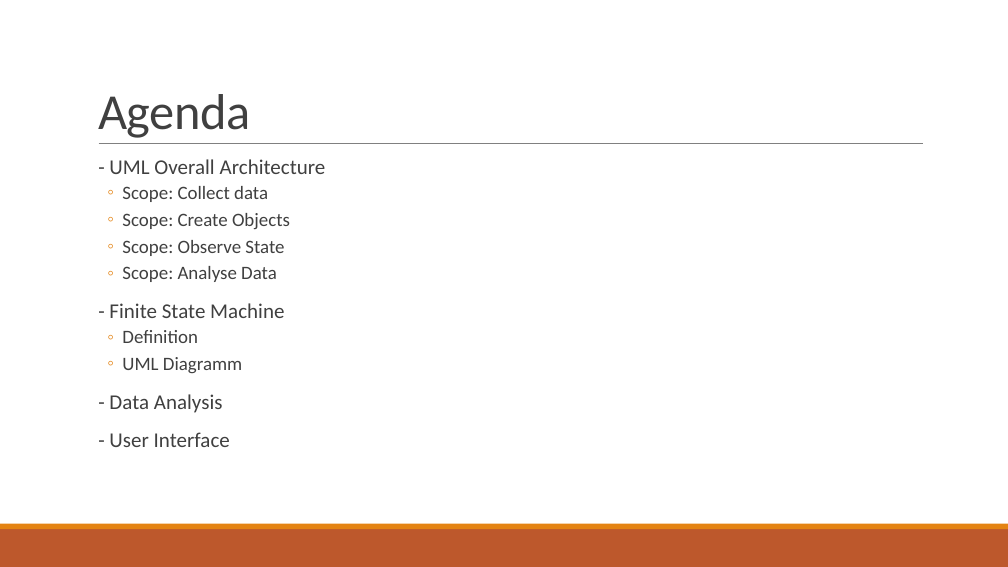
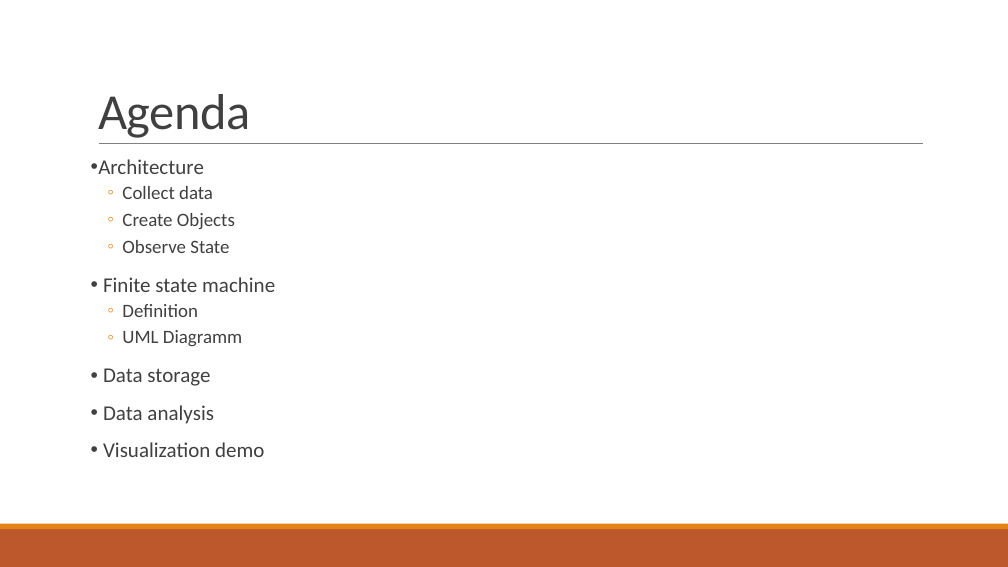
Before and after one commit to ofrendo/kronos, a slide deck: slide 2 of doc/Presentation.pptx. Drawn at 1008x567 pixels with LibreOffice and Linux fonts; fonts in the diff are those of the drawing. Boxes give left, top, right and bottom in pixels: in the first picture for what was removed or moved away, otherwise in the second. Text is boxed around its words. In the diff, an @@ line names an element or a change of style, - is before the commit and + after.

Commit message:
Added deta analysis part to presentation

```diff
--- a/doc/Presentation.pptx
+++ b/doc/Presentation.pptx
@@ text at [98, 159, 275, 292]: text changed @@
-  - UML Overall Architecture
-  ◦ Scope: Collect data
-  ◦ Scope: Create Objects
-  ◦ Scope: Observe State
-  ◦ Scope: Analyse Data
-  - Finite State Machine
+• Architecture
+  ◦ Collect data
+  ◦ Create Objects
+  ◦ Observe State
+• Finite state machine
@@ text at [103, 368, 264, 457]: text changed @@
-  - Data Analysis
-  - User Interface
+• Data storage
+• Data analysis
+• Visualization demo
```
Also in this commit, not shown: 9 other slides changed, 17 slides added, 3 slides removed.
